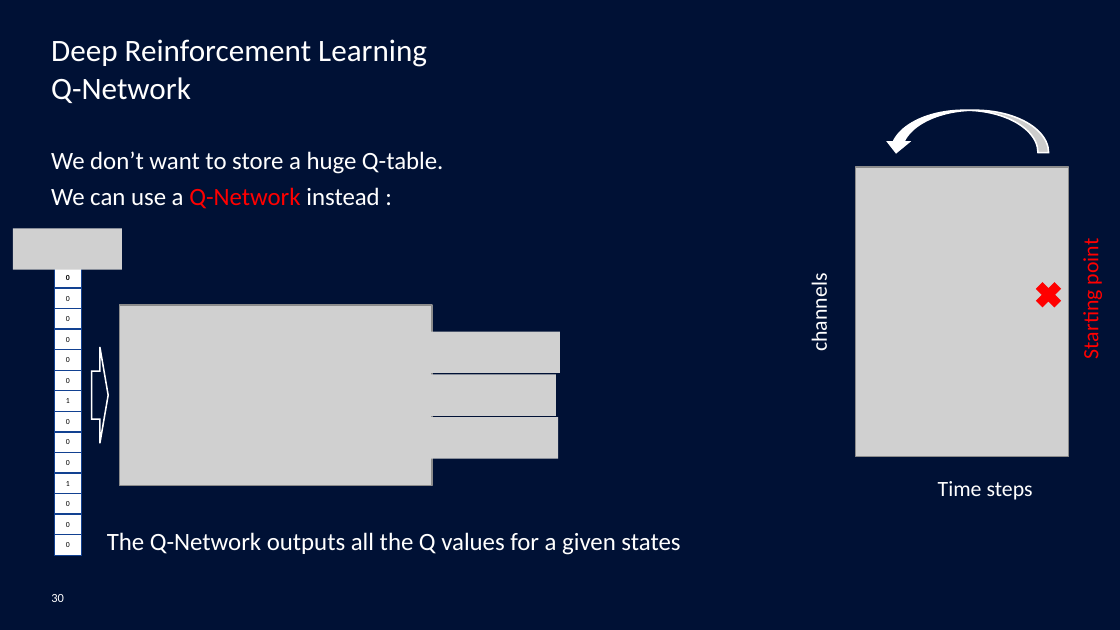
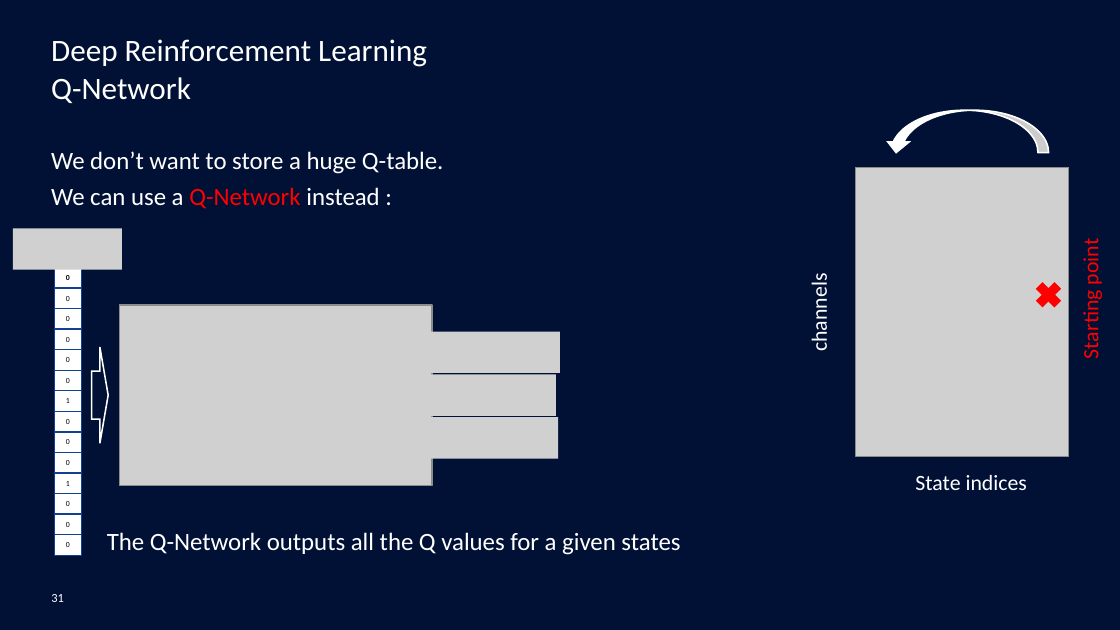
Before and after one commit to mgoutay/ml_course, a slide deck: slide 31 of RL_course.pptx (slide 30 before the commit). Drawn at 1120x630 pixels with LibreOffice and Linux fonts; fonts in the diff are those of the drawing; grey boxes stand for pictures; background and template pictures are left out. Boxes give left, top, right and bottom in pixels: in the first picture for what was removed or moved away, otherwise in the second. Text is boxed around its words. In the diff, an @@ line names an element or a change of style, - is before the commit and + after.

```diff
--- a/RL_course.pptx
+++ b/RL_course.pptx
@@ text added at <box>915,475,1027,490</box>, 14 pt, text #FFFFFF @@
+State indices
@@ text removed at <box>938,481,1033,500</box> @@
-Time steps
@@ page number at <box>51,594,64,602</box>: text changed @@
-30
+31
```
Also in this commit, not shown: 11 other slides changed, 1 slide added, 2 other files.
